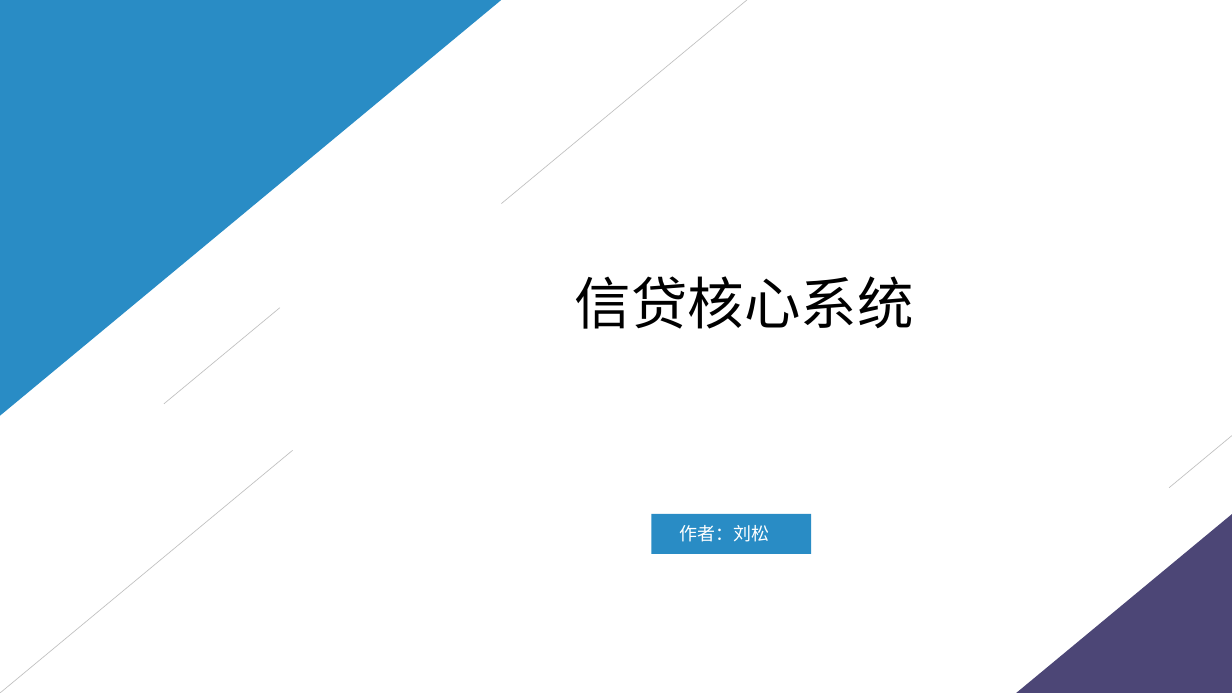
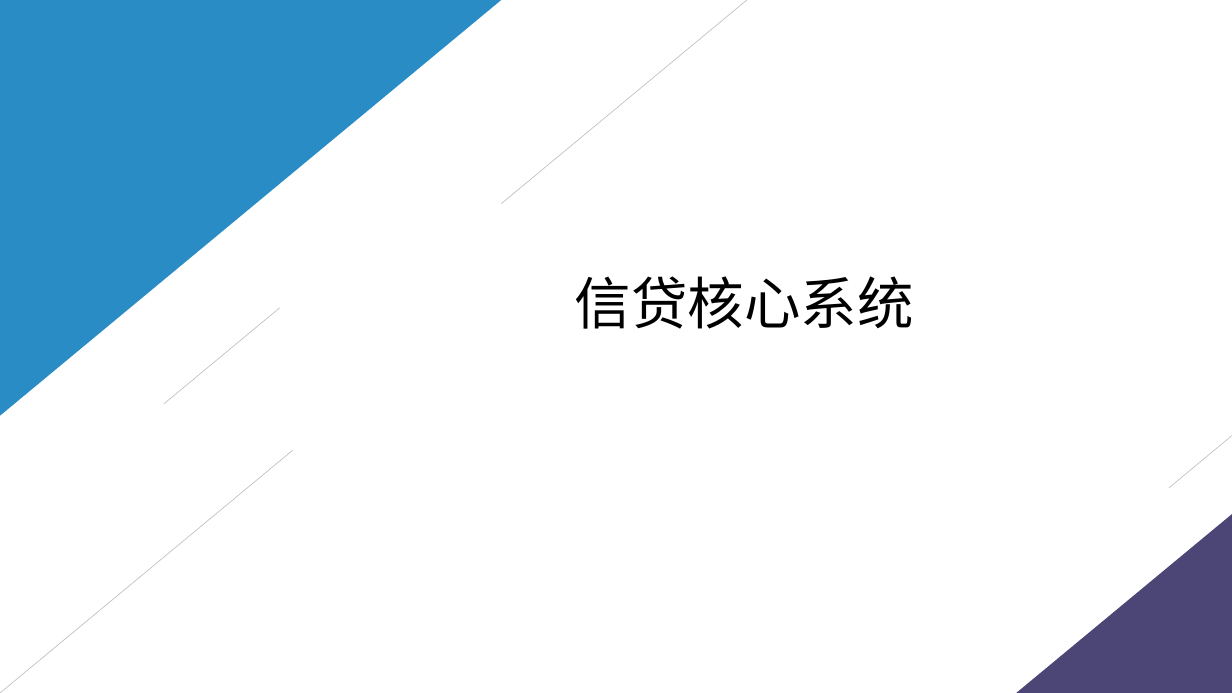
Before and after one commit to credit-loan-dev/credit-loan, a slide deck: slide 1 of design/doc/2018-09-20草稿.pptx. Drawn at 1232x693 pixels with LibreOffice and Linux fonts; fonts in the diff are those of the drawing. Boxes give left, top, right and bottom in pixels: in the first picture for what was removed or moved away, otherwise in the second. Text is boxed around its words. In the diff, an @@ line names an element or a change of style, - is before the commit and + after.

```diff
--- a/design/doc/2018-09-20草稿.pptx
+++ b/design/doc/2018-09-20草稿.pptx
@@ background #C7EDCC to #CAEACE @@
@@ rectangle removed at bbox=[652, 514, 811, 554] @@
@@ text removed at bbox=[679, 525, 769, 542] @@
-作者：刘松
```
Also in this commit, not shown: 6 other slides changed, 6 slides added, 18 slides removed, 4 other files.
